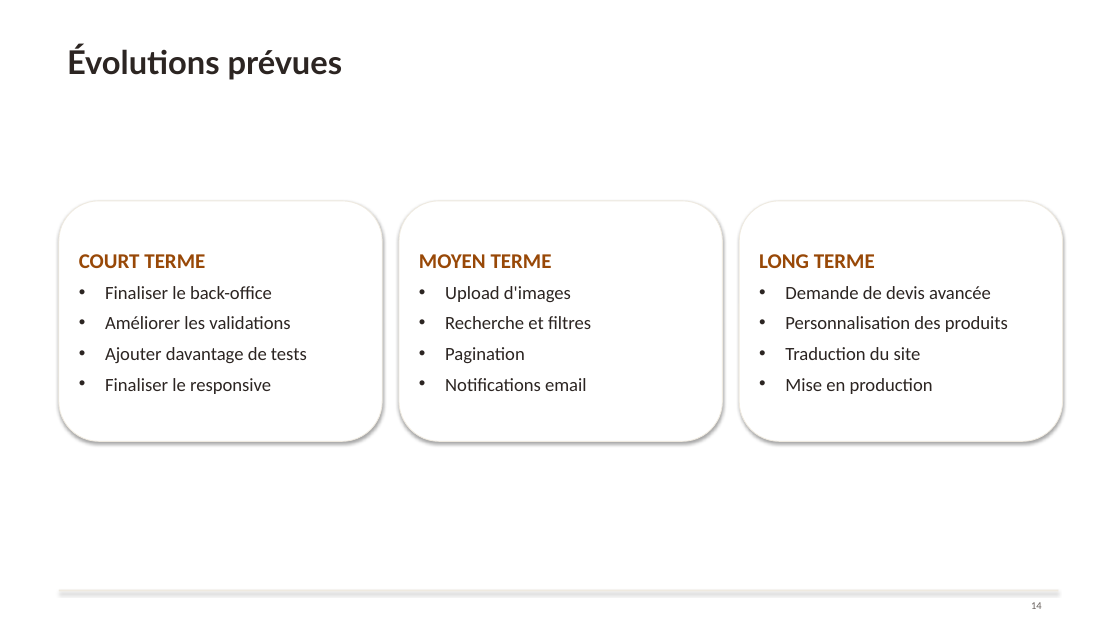
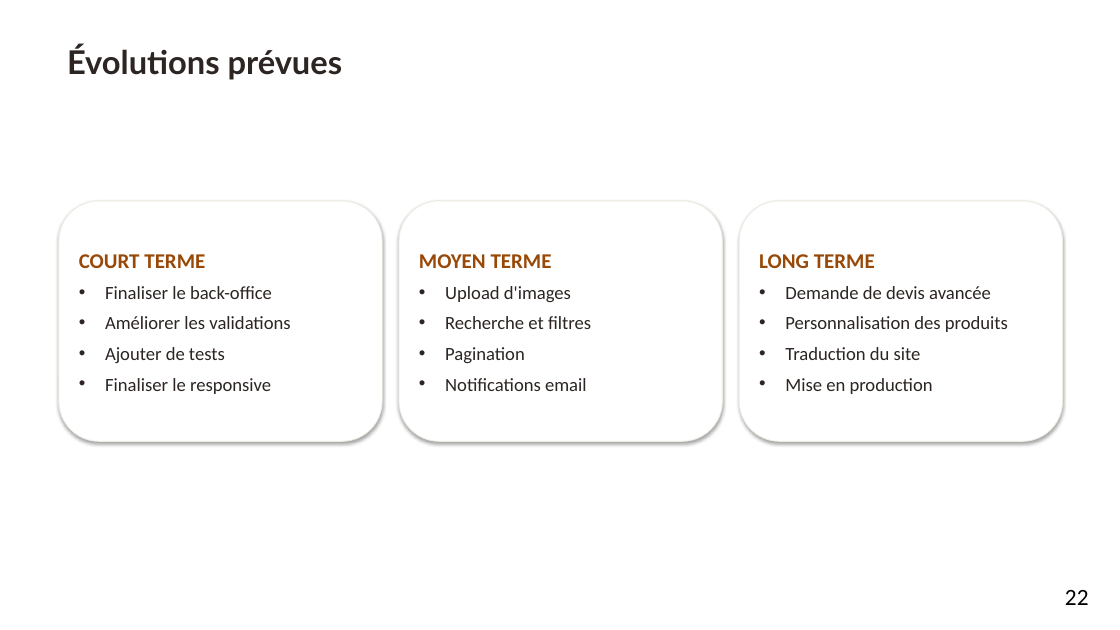
Before and after one commit to aureopires/projet_broderie, a slide deck: slide 22 of assets/docs/Presentation_projet_Symfony_Aureo_Ruffier.pptx (slide 19 before the commit). Drawn at 1120x630 pixels with LibreOffice and Linux fonts; fonts in the diff are those of the drawing; background and template pictures are left out. Boxes give left, top, right and bottom in pixels: in the first picture for what was removed or moved away, otherwise in the second. Text is boxed around its words. In the diff, an @@ line names an element or a change of style, - is before the commit and + after.

```diff
--- a/assets/docs/Presentation_projet_Symfony_Aureo_Ruffier.pptx
+++ b/assets/docs/Presentation_projet_Symfony_Aureo_Ruffier.pptx
@@ text in rounded rectangle at <box>105,347,225,363</box>: text changed @@
-• Ajouter davantage de tests
+• Ajouter de tests
@@ rectangle removed at <box>59,590,1059,592</box> @@
@@ page number added at <box>1065,590,1089,605</box>, 20 pt, text #000000 @@
+22
@@ text removed at <box>1031,602,1042,609</box> @@
-14
```
Also in this commit, not shown: 18 other slides changed, 3 slides added, 36 other files.
